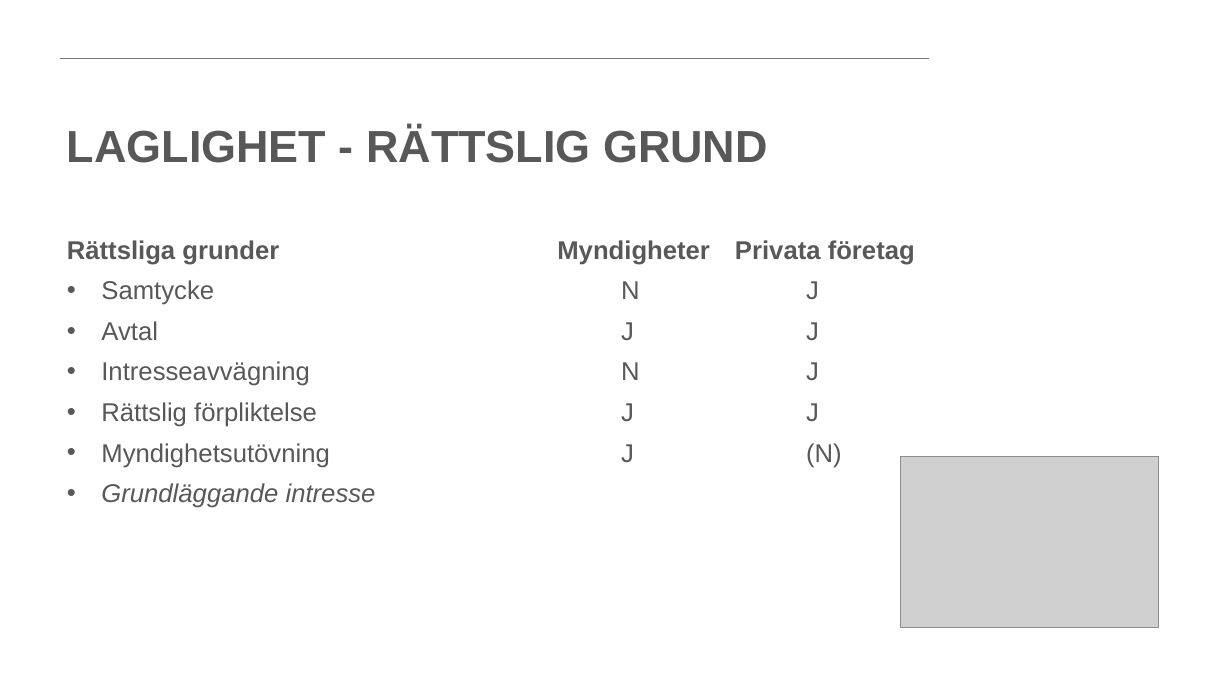
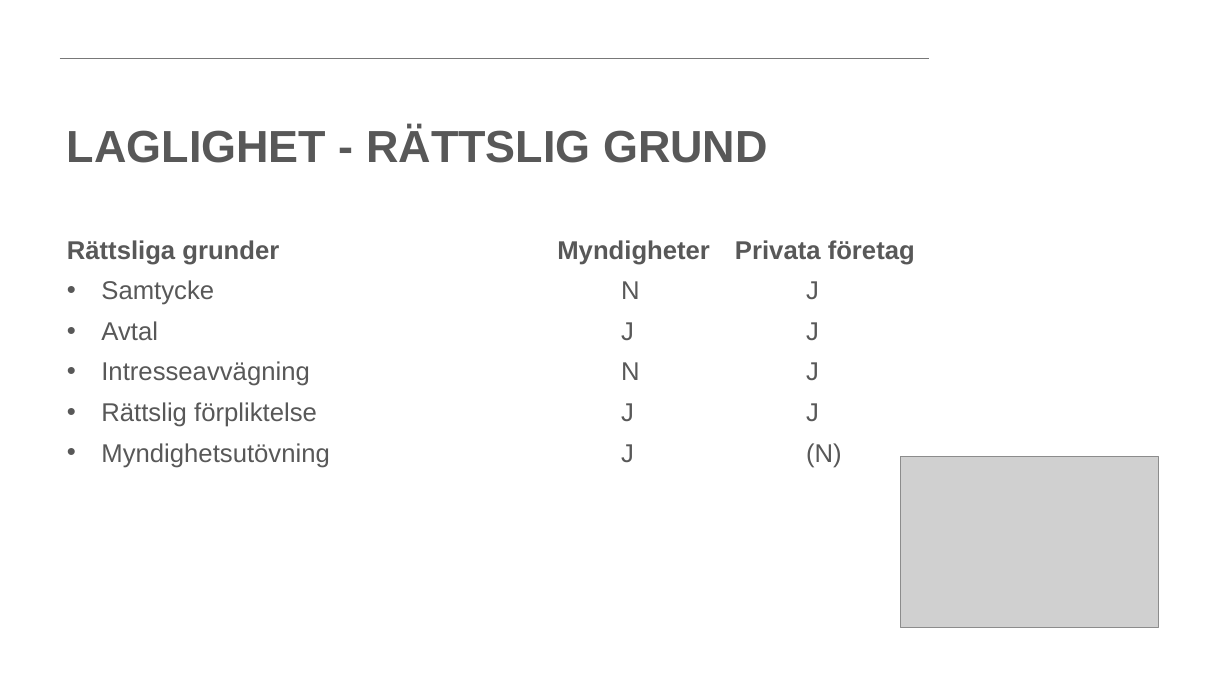
Before and after one commit to PeppeL-G/course-material, a slide deck: slide 11 of src/lectures/gdpr/gdpr.pptx (slide 12 before the commit). Drawn at 1232x693 pixels with LibreOffice and Linux fonts; fonts in the diff are those of the drawing; grey boxes stand for pictures; background and template pictures are left out. Boxes give left, top, right and bottom in pixels: in the first picture for what was removed or moved away, otherwise in the second. Text is boxed around its words. In the diff, an @@ line names an element or a change of style, - is before the commit and + after.

```diff
--- a/src/lectures/gdpr/gdpr.pptx
+++ b/src/lectures/gdpr/gdpr.pptx
@@ text at <box>101,483,376,508</box>: paragraph removed @@
-• Grundläggande intresse
```
Also in this commit, not shown: 8 other slides changed, 1 slide added, 1 slide removed, 2 other files.
